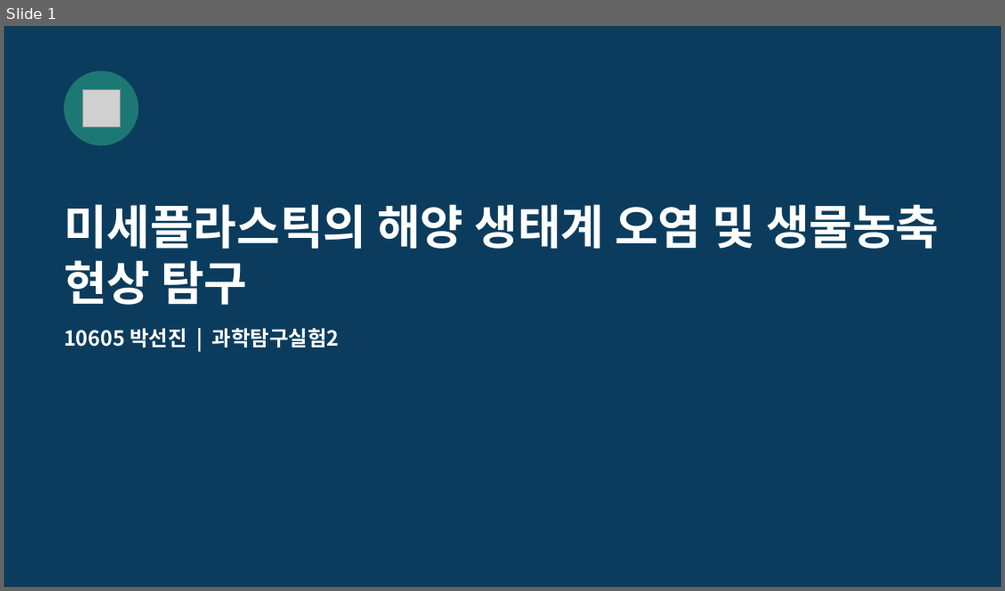
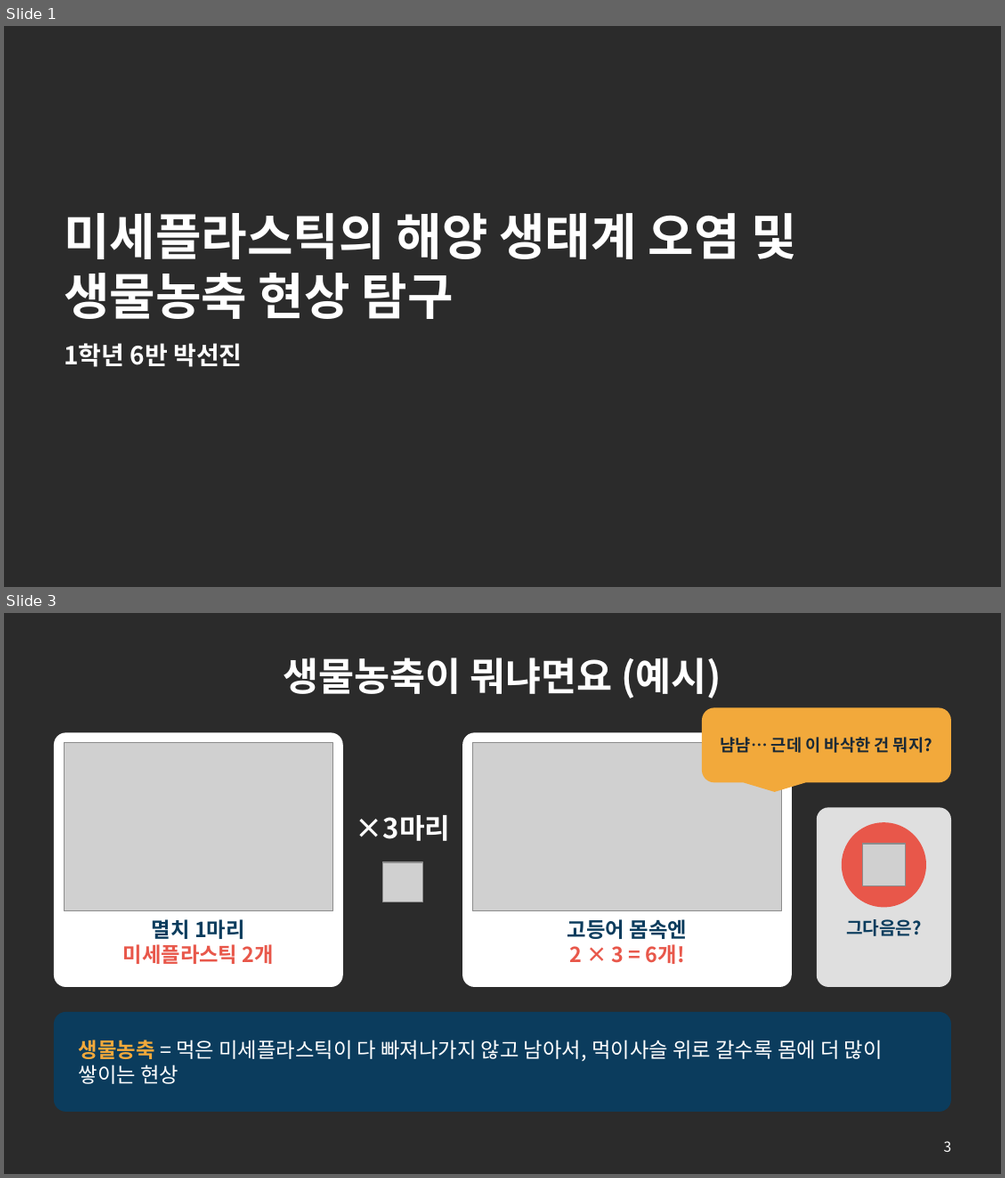
Before and after one commit to packsunjin/Graph, a slide deck: reports/미세플라스틱_발표_10605_박선진.pptx. Shown one above the other, each under a label of ours: slide 1 before the commit, slides 1 and 3 after it; the slides between them are not shown. The pictures are 1005x591 and 1005x1178 pixels, drawn with LibreOffice and Linux fonts; fonts in the diff are those of the drawing; grey boxes stand for pictures; background and template pictures are left out; a plain dark background stands for a picture behind light text. Boxes give left, top, right and bottom in pixels: in the first picture for what was removed or moved away, otherwise in the second. Text is boxed around its words. In the diff, an @@ line names an element or a change of style, - is before the commit and + after.

```diff
--- a/reports/미세플라스틱_발표_10605_박선진.pptx
+++ b/reports/미세플라스틱_발표_10605_박선진.pptx
@@ slide 3 added at [4, 613, 1001, 1174], background picture (left out) @@
@@ title added at [283, 657, 721, 698], 28 pt, text #FFFFFF, bold @@
+생물농축이 뭐냐면요 (예시)
@@ rounded speech box added at [702, 707, 951, 782], fill #F2A93B, 12 pt, text #1B2A36, bold @@
+냠냠… 근데 이 바삭한 건 뭐지?
@@ rounded rectangle added at [54, 732, 343, 987], fill #FFFFFF @@
@@ picture added at [64, 743, 333, 911] @@
@@ rounded rectangle added at [462, 732, 792, 987], fill #FFFFFF @@
@@ picture added at [472, 743, 782, 911] @@
@@ text added at [356, 815, 451, 841], 20 pt, text #FFFFFF, bold @@
+×3마리
@@ rounded rectangle added at [817, 807, 951, 987], fill #FFFFFF at 85% opacity @@
@@ ellipse added at [841, 822, 926, 907], fill #E8574A @@
@@ picture added at [862, 844, 904, 885] @@
@@ picture added at [383, 862, 422, 902] @@
@@ text added at [123, 919, 274, 964], 15 pt, text #E8574A, bold @@
+멸치 1마리
+미세플라스틱 2개
@@ text added at [567, 919, 687, 964], 15 pt, text #E8574A, bold @@
+고등어 몸속엔
+2 × 3 = 6개!
@@ text added at [846, 919, 922, 936], 13 pt, text #0B3C5D, bold @@
+그다음은?
@@ rounded rectangle added at [54, 1012, 951, 1111], fill #0B3C5D @@
@@ text added at [79, 1039, 882, 1084], 15 pt, text #FFFFFF @@
+생물농축 = 먹은 미세플라스틱이 다 빠져나가지 않고 남아서, 먹이사슬 위로 갈수록 몸에 더 많이 쌓이는 현상
@@ page number added at [944, 1141, 952, 1151], 10 pt, text #FFFFFF @@
+3
@@ slide 1 changed as well @@
@@ background #0B3C5D to picture (left out) @@
@@ ellipse removed at [64, 70, 138, 145] @@
@@ picture removed at [82, 90, 121, 127] @@
@@ title "미세플라스틱의 해양 생태계 오염 및 ..." at [64, 213, 797, 319]: size 34 to 36 pt @@
@@ text at [64, 343, 242, 367]: text changed; size 15 to 18 pt @@
-10605 박선진 | 과학탐구실험2
+1학년 6반 박선진
```
Also in this commit, not shown: 9 other slides changed, 3 other slides added, 3 slides removed, 1 other file.
